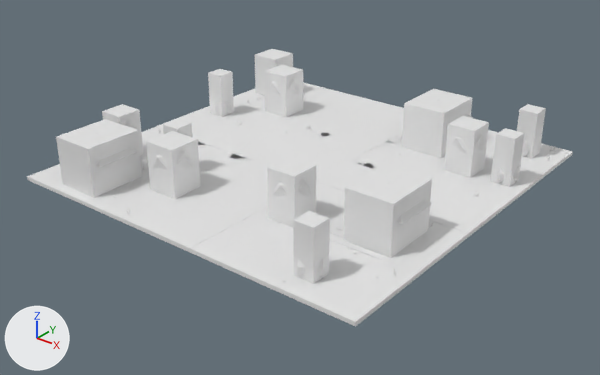
Before and after pictures for a commit that changed the FBX model Assets/Art/Models/SH10_L03_Floor.fbx.
Rendered twice from a 50 mm camera at (24.1, -30.9, 17.6) aimed at (0.3, -1.1, -0.9). The axes (+X, +Y, +Z) are drawn at lower left. The lights are the same throughout. The first picture is the older version.

The first picture shows 'SH10_L03_Floor', 'SH10_L03_Floor_Blockers', 'SH10_L03_Floor_Obstacles'.
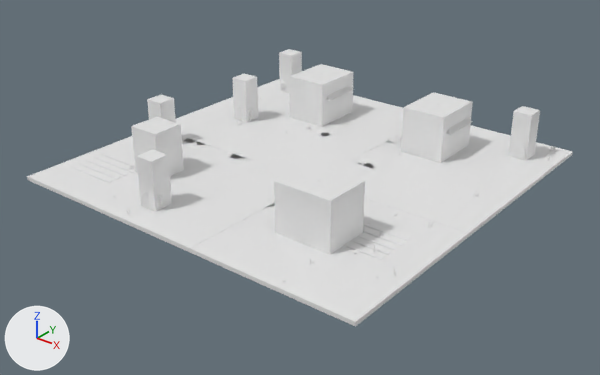
Boxes (x1, y1, x2, y2) around the edits, measured in the pictures (600 x 375 px; the box of a moved part takes in the faces that stretch with it):
'SH10_L03_Floor_Blockers', reshaped (16% narrower, 12% shorter)
    before: (56, 49, 546, 284)
    after: (131, 49, 540, 255)
'SH10_L03_Floor_Obstacles', reshaped
    before: (96, 78, 542, 278)
    after: (142, 73, 536, 209)
part 1 of me_cube_146, added
    after: (274, 163, 365, 255)
part 2 of me_cube_146, moved or reshaped
    before: (402, 89, 473, 158)
    after: (289, 64, 354, 126)
part 3 of me_cube_146, moved or reshaped
    before: (343, 165, 432, 258)
    after: (401, 92, 473, 163)
part 4 of me_cube_146, moved or reshaped
    before: (146, 131, 201, 199)
    after: (131, 117, 184, 176)
part 5 of me_cube_146, moved or reshaped
    before: (208, 69, 234, 117)
    after: (279, 49, 302, 93)
part 6 of me_cube_146, moved or reshaped
    before: (517, 104, 546, 159)
    after: (508, 106, 540, 161)
part 7 of me_cube_146, moved or reshaped
    before: (163, 119, 192, 137)
    after: (233, 74, 258, 122)
part 8 of me_cube_146, moved or reshaped
    before: (293, 211, 330, 284)
    after: (147, 95, 176, 122)
part 9 of me_cube_146, added
    after: (136, 149, 172, 212)
part 10 of me_cube_146, deleted
    before: (56, 49, 524, 227)
part 11 of me_cube_144, moved or reshaped (not visible afterwards)
    before: (343, 182, 433, 224)
part 12 of me_cube_144, moved or reshaped
    before: (403, 100, 473, 129)
    after: (321, 73, 354, 101)
part 13 of me_cube_144, moved or reshaped
    before: (96, 133, 138, 167)
    after: (401, 104, 473, 135)
part 14 of me_cube_144, moved or reshaped
    before: (522, 140, 542, 156)
    after: (517, 142, 536, 159)
part 15 of me_cube_144, moved or reshaped
    before: (214, 101, 231, 115)
    after: (236, 106, 253, 121)
part 16 of me_cube_144, moved or reshaped (not visible afterwards)
    before: (297, 258, 324, 278)
part 17 of me_cube_144, moved or reshaped
    before: (496, 166, 519, 183)
    after: (142, 191, 164, 209)
part 18 of me_cube_144, deleted
    before: (124, 78, 484, 197)

The change, as a diff of the scene's bpy script:
```diff
--- a/Assets/Art/Models/SH10_L03_Floor.fbx.py
+++ b/Assets/Art/Models/SH10_L03_Floor.fbx.py
@@ me_cube_146 @@
 # used by ob_sh10_l03_floor_blockers; location = (0.0, 0.0, 0.0)
-me_cube_146.from_pydata(...)  # 112 vertices, 84 faces; spans x -9.4..9.3, y -9.5..8.8, z 0.0..2.5
+me_cube_146.from_pydata(...)  # 72 vertices, 54 faces; spans x -8.5..8.6, y -8.6..8.8, z 0.0..2.5
+# me_cube_146 part 1: a new loose piece, a box spanning x 3.4..6.4, y -6.7..-4.3, z 0.0..2.5, in mat_sh10_l03_floor_blocker (white #e7e7e7)
+# me_cube_146 part 2: the loose piece of 8 vertices spanning x 2.6..5.0, y 4.8..7.8, z 0.0..2.5 is moved by (-7.6, -0.3, 0.0)
+# me_cube_146 part 3: the loose piece of 8 vertices spanning x 6.1..8.5, y -5.4..-2.4, z 0.0..2.5 is moved by (-3.2, 9.7, 0.0)
+# me_cube_146 part 4: the loose piece of 8 vertices spanning x -4.1..-2.4, y -7.2..-5.5, z 0.0..2.5 is moved by (-2.0, 0.8, 0.0)
+# me_cube_146 part 5: the loose piece of 8 vertices spanning x -9.1..-8.1, y 2.1..3.1, z 0.0..2.5 is moved by (0.6, 5.7, 0.0)
+# me_cube_146 part 6: the loose piece of 8 vertices spanning x 7.7..8.7, y 7.8..8.8, z 0.0..2.5 is moved by (-0.1, -0.4, 0.0)
+# me_cube_146 part 7: the loose piece of 8 vertices spanning x -5.1..-4.1, y -5.2..-4.2, z 0.0..2.5 is moved by (-2.3, 7.5, 0.0)
+# me_cube_146 part 8: the loose piece of 8 vertices spanning x 6.2..7.2, y -8.9..-7.9, z 0.0..2.5 is moved by (-14.7, 5.7, 0.0)
+# me_cube_146 part 9: a new loose piece, a box spanning x -3.2..-2.2, y -8.6..-7.6, z 0.0..2.5, in mat_sh10_l03_floor_blocker (white #e7e7e7)
+# me_cube_146 part 10: 7 loose pieces with 56 vertices, spanning x -9.4..9.3, y -9.5..8.2, z 0.0..2.5, are deleted
 me_cube_146.materials.append(mat_sh10_l03_floor_blocker)
@@ me_cube_144 @@
 # used by ob_sh10_l03_floor_obstacles; location = (0.0, 0.0, 0.0)
-me_cube_144.from_pydata(...)  # 407 vertices, 393 faces; spans x -9.3..9.5, y -9.4..8.9, z -0.1..2.5
+me_cube_144.from_pydata(...)  # 227 vertices, 153 faces; spans x -8.6..8.6, y -8.8..8.9, z -0.1..2.5
+# me_cube_144 part 11: the loose piece of 5 vertices spanning x 5.8..8.8, y -5.1..-2.7, z 1.5..2.5 is moved by (-2.4, -1.6, 0.0)
+# me_cube_144 part 12: the loose piece of 5 vertices spanning x 2.3..5.3, y 5.2..7.5, z 1.5..2.5 is moved by (-7.6, -0.3, 0.0)
+# me_cube_144 part 13: the loose piece of 5 vertices spanning x -8.2..-5.2, y -9.1..-6.8, z 1.5..2.5 is moved by (10.8, 13.7, 0.0)
+# me_cube_144 part 14: the loose piece of 20 vertices spanning x 7.6..8.8, y 7.6..8.9, z -0.1..0.9 is turned 12.4 degrees about the z axis through its middle, then moved by (-0.1, -0.4, 0.0)
+# me_cube_144 part 15: the loose piece of 20 vertices spanning x -9.3..-7.9, y 1.9..3.3, z -0.1..0.9 is turned -23.8 degrees about the z axis through its middle, then moved by (1.7, 0.2, 0.0)
+# me_cube_144 part 16: the loose piece of 20 vertices spanning x 6.1..7.4, y -9.1..-7.8, z -0.1..0.9 is turned -69 degrees about the z axis through its middle, then moved by (-14.7, 5.7, 0.0)
+# me_cube_144 part 17: the loose piece of 20 vertices spanning x 8.1..9.5, y 3.7..5.1, z -0.1..0.9 is turned -112.3 degrees about the z axis through its middle, then moved by (-11.5, -12.5, 0.0)
+# me_cube_144 part 18: 16 loose pieces with 188 vertices, spanning x -9.0..7.5, y -9.4..6.1, z 0.0..2.5, are deleted
+# other edits to the shape of me_cube_144 do not show in these pictures
 me_cube_144.materials.append(mat_sh10_l03_floor_wall)
@@ me_cube_144 @@
 me_cube_144.materials.append(mat_sh10_l03_floor_hay)
-me_cube_144.materials.append(mat_sh10_l03_floor_leaves)  # white #e7e7e7
```
